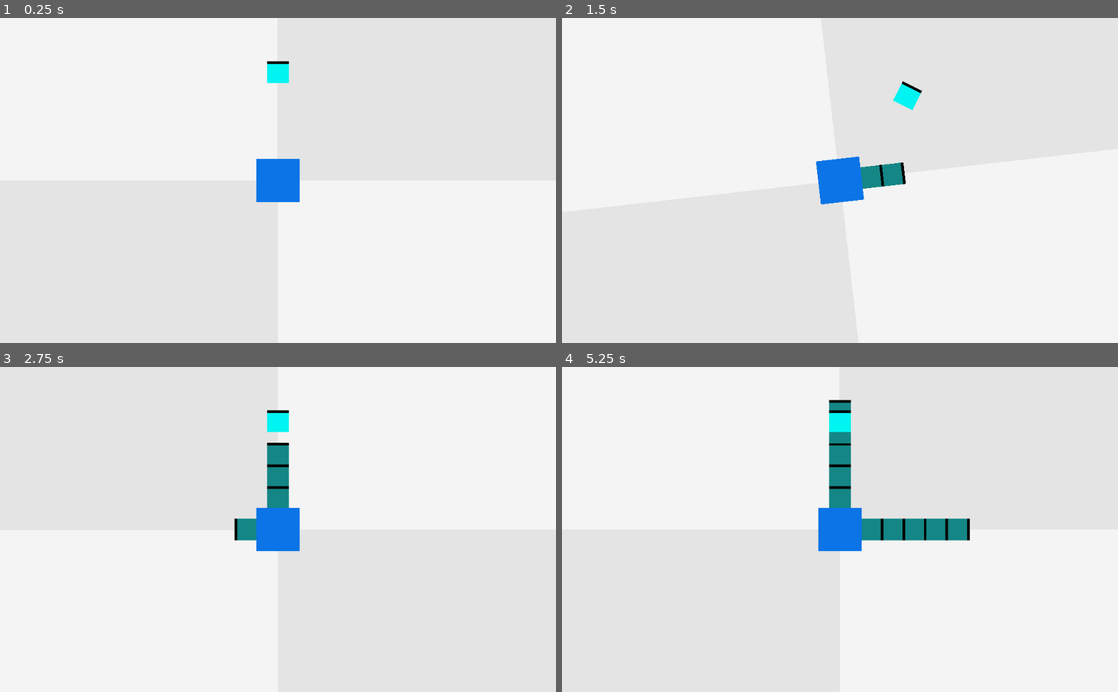
Above: before the commit, frames 1-4 (two rows, left to right).
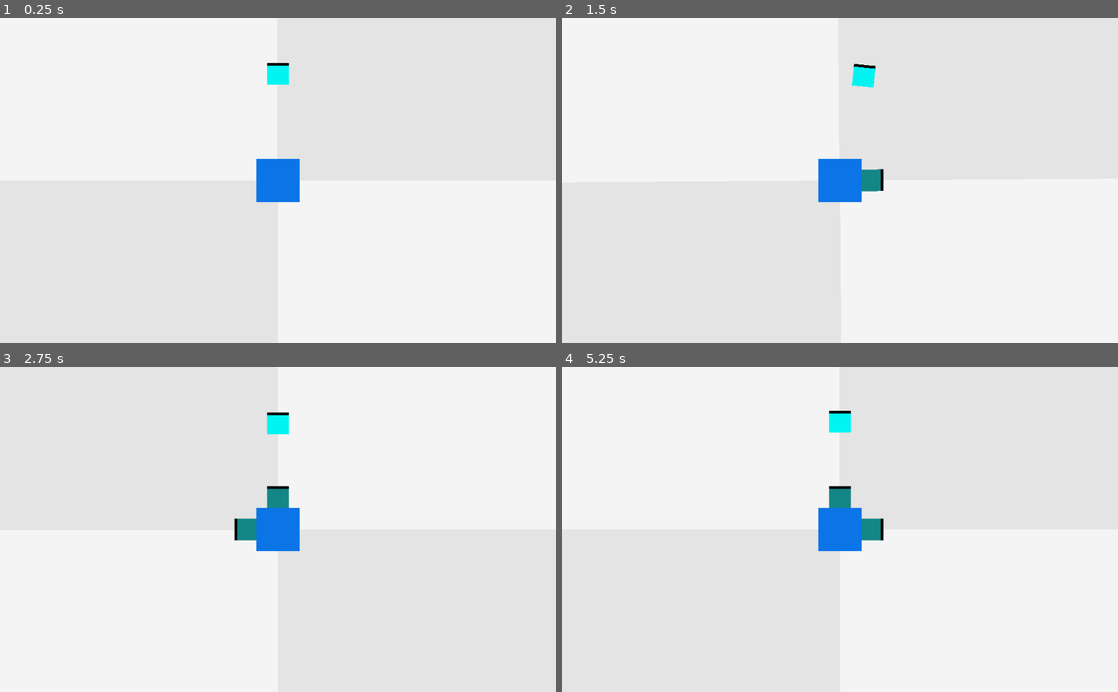
Above: after the commit, the same moments.

Repository: KeatonMueller/polymonous
Game: Godot game, scene res://MainScene.tscn
Two runs of this game, one before a commit and one after it. Both use one fixed random seed, a clock stepped at 60 frames per second and the inputs below.
Inputs:
- Up to frame 1 (0.25 s): no input
- Up to frame 2 (1.5 s): tap Enter at 0.5 s; hold Right (rot_right) 0.53-1.28 s; tap S (drop) at 0.6, 1.35 s; tap Space at 1.25 s; hold Left (rot_left) from 1.28 s (still down)
- Up to frame 3 (2.75 s): release Left (rot_left) at 2.03 s; hold Right (rot_right) from 2.03 s (still down); tap S (drop) at 2.1 s
- Up to frame 4 (5.25 s): tap Enter at 2.75, 4.25 s; tap S (drop) every 0.75 s from 2.85 to 5.1 s; tap Space at 3.5, 5 s; release Right (rot_right) at 3.53 s; hold Left (rot_left) from 3.53 s (still down)

The runs differ from the first frame. In frame 1, less than 0.1% of the frame differs, in the area x 48-52%, y 13-21%; in frame 2, 1.1%; in frame 3, 0.6%; in frame 4, 1.9%, in the area x 48-74%, y 10-54%.

Commit message:
add passive falling

Diff:
--- a/Base.gd
+++ b/Base.gd
@@ -1,3 +1,14 @@
 extends StaticBody2D
 
-const num_sides : int = 4;	# number of sides on base
+const num_sides: int = 4;	# number of sides on base
+var main: Node2D;
+var area: Area2D;
+var radius: float = 40.0; # "radius" ie distance from center to midpoint of side
+
+func _ready():
+	main = get_parent();
+	area = get_node("Area2D");
+
+func _on_Area2D_body_entered(body):
+	# notify main script when a body enter's the Area2D
+	main.body_entered(body);
--- a/Base.tscn
+++ b/Base.tscn
@@ -3,7 +3,7 @@
 [ext_resource path="res://Base.gd" type="Script" id=1]
 
 [sub_resource type="RectangleShape2D" id=1]
-extents = Vector2( 40, 40 )
+extents = Vector2( 41, 41 )
 
 [node name="Base" type="StaticBody2D"]
 script = ExtResource( 1 )
@@ -20,6 +20,7 @@
 }
 
 [node name="CollisionShape2D" type="CollisionShape2D" parent="."]
+visible = false
 shape = SubResource( 1 )
 
 [node name="Camera2D" type="Camera2D" parent="."]
@@ -27,4 +28,10 @@
 current = true
 
 [node name="Tween" type="Tween" parent="."]
-[connection signal="tween_completed" from="Tween" to="." method="_on_Tween_tween_completed"]
+
+[node name="Area2D" type="Area2D" parent="."]
+visible = false
+
+[node name="CollisionShape2D" type="CollisionShape2D" parent="Area2D"]
+shape = SubResource( 1 )
+[connection signal="body_entered" from="Area2D" to="." method="_on_Area2D_body_entered"]
--- a/Box.gd
+++ b/Box.gd
@@ -1,6 +1,9 @@
 extends KinematicBody2D
 
-onready var color_rect : ColorRect = get_node("ColorRect");
+onready var color_rect: ColorRect = get_node("ColorRect");
+var locked: bool = false;
+var radius: float = 20.0; # "radius" ie distance from center to midpoint of side
 
 func deactivate():
 	color_rect.color = Color("#158786");
+	locked = true;
--- a/MainScene.gd
+++ b/MainScene.gd
@@ -13,10 +13,14 @@
 	Action.ROT_RIGHT: 1
 }
 
+# reasons the timer might expire
+enum TIMER_ACTION {ClearLayer};
+
 # misc constants
-const ROT_SPEED: float = 0.2;
-const PRECISION: int = 6;
-const INITIAL_HEIGHT: float = 200.0;
+const ROT_SPEED: float = 0.2;			# time for rotation (seconds)
+const DROP_SPEED: float = 0.125;		# drop duration in seconds (roughly)
+const PRECISION: int = 6;				# number of decimals to round to
+const INITIAL_HEIGHT: float = 200.0;	# height boxes start at
 
 # nodes and resources
 const Box = preload("res://Box.tscn");
@@ -24,6 +28,7 @@
 var base: StaticBody2D;
 var cam: Camera2D;
 var anim: AnimationPlayer;
+var timer: Timer;
 
 # current box values
 var curr_box: KinematicBody2D;
@@ -31,10 +36,10 @@
 var theta_offset: float = -PI / 2;
 var theta_display: float = theta_calc + theta_offset;
 var curr_height: float = 200.0;
+var fall_speed: float = 10.0;
 
 # action values
 var drop_vector: Vector2 = Vector2();
-var drop_speed: float = 5.0;
 var dropping: bool = false;
 var action_list: Array = [];
 var next_action: String;
@@ -43,11 +48,13 @@
 var Wrap: Dictionary = {};
 var boxes: Dictionary = {};
 var last_dir: int;
+var timer_flag: int;
 
 func _ready():
 	tw = get_node("Tween");
 	base = get_node("Base");
 	cam = base.get_node("Camera2D");
+	timer = get_node("Timer");
 	calc_thetas(base.num_sides);
 	new_box();
 
@@ -57,6 +64,7 @@
 		if Input.is_action_just_pressed(action):
 			action_list.append(action);
 			break;
+
 	# perform pending action if idle
 	if action_list.size() > 0 and not tweening and not dropping:
 		next_action = action_list.pop_front();
@@ -64,23 +72,38 @@
 			rotate(Direction[next_action]);
 		else:
 			drop();
+
 	# update curr_box position if tweening
 	if tweening:
 		theta_display = theta_calc + theta_offset;
 		curr_box.position.x = cos(theta_display) * curr_height;
 		curr_box.position.y = sin(theta_display) * curr_height;
+
 	# update curr_box position if dropping
 	if dropping:
 		var move_vector = Vector2(drop_vector);
-		move_vector.x *= delta * drop_speed;
-		move_vector.y *= delta * drop_speed;
+		move_vector.x *= delta / DROP_SPEED;
+		move_vector.y *= delta / DROP_SPEED;
 		if curr_box.move_and_collide(move_vector) != null:
 			dropping = false;
 			lock_box();
 			new_box();
+	# make the box fall slowly if not dropping
+	else:
+		curr_height -= delta * fall_speed;
+		curr_box.position.x = cos(theta_display) * curr_height;
+		curr_box.position.y = sin(theta_display) * curr_height;
+
+func body_entered(body):
+	# detect collision from passive falling
+	if not dropping and not tweening and body == curr_box:
+		lock_box();
+		new_box();
 
 func lock_box():
 	# deactivate dropped box
+	curr_box.position.x = cos(theta_display) * (base.radius + curr_box.radius);
+	curr_box.position.y = sin(theta_display) * (base.radius + curr_box.radius);
 	curr_box.deactivate();
 	# record dropped box
 	var key = approx(theta_display, PRECISION);
@@ -90,6 +113,14 @@
 		boxes[key] = [curr_box];
 	# erase if all are populated
 	if boxes.size() == base.num_sides:
+		# erase on a timer
+		timer.set_wait_time(0.125);
+		timer.start();
+		timer_flag = TIMER_ACTION.ClearLayer;
+
+func _on_Timer_timeout():
+	timer.stop();
+	if timer_flag == TIMER_ACTION.ClearLayer:
 		for theta in boxes.keys():
 			remove_child(boxes[theta].pop_front());
 			if boxes[theta].size() == 0:
@@ -103,7 +134,8 @@
 	curr_box.position.x = cos(theta_display) * curr_height;
 	curr_box.position.y = sin(theta_display) * curr_height;
 	curr_box.rotation = theta_calc;
-	add_child(curr_box);
+	call_deferred("add_child", curr_box);
+
 
 func calc_thetas(num_sides: int):
 	# calculate possible thetas for given number of sides
@@ -133,13 +165,17 @@
 	drop_vector.x = cos(theta_display) * -dist;
 	drop_vector.y = sin(theta_display) * -dist;
 	dropping = true;
+	# reset animation if it's running
+	anim.stop();
+	anim.seek(0, true);
 
 func rotate(rot_dir):
-	# perform a rotation to an adjacent side by tweening:
-	#	- curr_box position
-	#	- curr_box rotation
-	#	- camera rotation
-
+	"""
+	perform a rotation to an adjacent side by tweening:
+		- curr_box position
+		- curr_box rotation
+		- camera rotation
+	"""
 	# tween curr_box rotation
 	var box_rot = approx(curr_box.rotation, PRECISION);
 	var next_box_rot = Adjacent[rot_dir][box_rot];
--- a/MainScene.tscn
+++ b/MainScene.tscn
@@ -43,5 +43,8 @@
 [node name="Base" parent="." instance=ExtResource( 2 )]
 
 [node name="Tween" type="Tween" parent="."]
+
+[node name="Timer" type="Timer" parent="."]
 [connection signal="tween_all_completed" from="Tween" to="." method="_on_Tween_tween_all_completed"]
 [connection signal="tween_completed" from="Tween" to="." method="_on_Tween_tween_completed"]
+[connection signal="timeout" from="Timer" to="." method="_on_Timer_timeout"]
